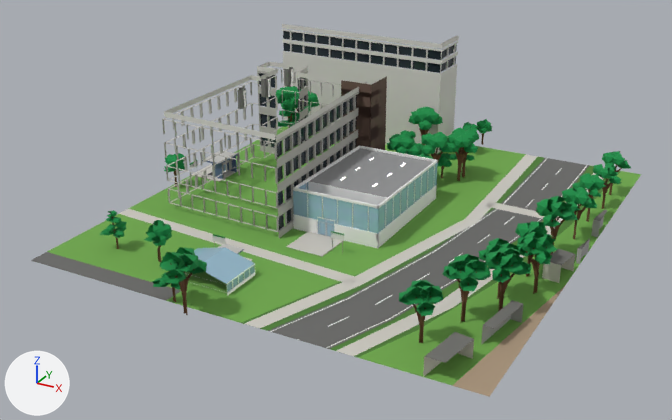
What one commit did to the FBX model unity/KatsushikaCampusDays/Assets/Models/Interiors/lab2.fbx.
One viewpoint serves both versions: a 50 mm lens placed at (68.8, -118.6, 65.9), pointed at (-0.5, 7.4, 3.0). Lighting does not change. The marker at lower left points along +X, +Y and +Z. The picture after the commit comes second. Where no turn or scale is listed for an object, it has been applied to the vertices.

The older version as bpy lines, for what is in view:
```python
ob_ext_lab2 = bpy.data.objects.new('ext_lab2', me_ext_lab2)
ob_ext_lab2.location = (0.0, 0.0, 0.0)
ob_ext_lab2_trees = bpy.data.objects.new('ext_lab2_trees', me_ext_lab2_trees)
ob_ext_lab2_trees.location = (0.0, 0.0, 0.0)
ob_wall_lab2 = bpy.data.objects.new('wall_lab2', me_wall_lab2)
ob_wall_lab2.location = (0.0, 0.0, 0.0)
```
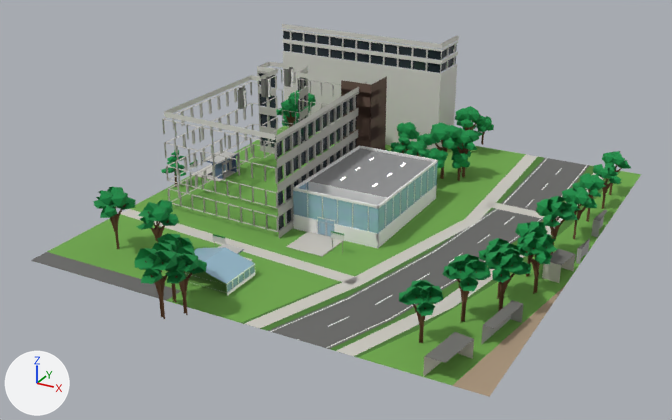
Location of each change, [x1, y1, x2, y2] in pixels of the pictures (672 x 420 px; the box of a moved part takes in the faces that stretch with it):
'ext_lab2_trees', reshaped
    before: [100, 86, 631, 343]
    after: [94, 90, 631, 343]
part 1 of me_ext_lab2_trees, moved or reshaped (not visible afterwards)
    before: [401, 137, 415, 148]
part 2 of me_ext_lab2_trees, moved or reshaped (not visible afterwards)
    before: [397, 134, 411, 138]
part 3 of me_ext_lab2_trees, moved or reshaped
    before: [420, 154, 427, 157]
    after: [428, 151, 440, 159]
part 4 of me_ext_lab2_trees, moved or reshaped
    before: [478, 120, 491, 131]
    after: [477, 118, 492, 130]
part 5 of me_ext_lab2_trees, rebuilt (33% narrower, 22% shorter)
    before: [387, 142, 395, 150]
    after: [391, 142, 396, 148]
part 6 of me_ext_lab2_trees, rebuilt
    before: [410, 131, 416, 138]
    after: [410, 131, 419, 139]
part 7 of me_ext_lab2_trees, rebuilt (not visible before)
    after: [400, 133, 410, 140]
part 8 of me_ext_lab2_trees, deleted
    before: [100, 86, 492, 290]
part 9 of me_ext_lab2_trees, reshaped
    before: [287, 112, 484, 181]
    after: [276, 90, 494, 181]
part 10 of me_ext_lab2_trees, built on
    before: [112, 217, 176, 303]
    after: [94, 186, 195, 320]
part 11 of me_ext_lab2_trees, reshaped
    before: [173, 170, 177, 187]
    after: [161, 150, 186, 187]

What the commit changed:
me_ext_lab2_trees is used by ob_ext_lab2_trees; location (0.0, 0.0, 0.0).
me_ext_lab2_trees had 4619 vertices, 3564 faces and spanned x -37.0..39.9, y -32.5..60.0, z 0.0..11.6.
me_ext_lab2_trees now has 4872 vertices, 3744 faces and spans x -37.5..39.9, y -35.4..60.1, z 0.0..11.2.
me_ext_lab2_trees part 1: the loose piece of 10 vertices spanning x -0.7..2.3, y 31.4..34.2, z 6.8..8.4 is scaled about its middle by (0.575, 0.609, 0.737), then moved by (-4.5, 4.1, -4.1).
me_ext_lab2_trees part 2: the loose piece of 10 vertices spanning x -2.0..0.9, y 32.4..35.2, z 6.8..8.4 is scaled about its middle by (0.592, 0.585, 0.739), then moved by (-2.4, 3.0, -3.1).
me_ext_lab2_trees part 3: the loose piece of 11 vertices spanning x 3.5..6.7, y 29.3..32.4, z 3.8..6.4 is multiplied about its middle by the matrix ((0.644, 0.114, 0.025), (-0.114, 0.644, 0.003), (-0.024, -0.007, 0.654)), then moved by (1.1, 1.9, 0.7).
me_ext_lab2_trees part 4: the loose piece of 10 vertices spanning x 5.4..8.0, y 57.0..59.6, z 3.2..5.4 is turned -8.6 degrees about the z axis through its middle and scaled by 1.11, then moved by (0.0, 0.0, 0.5).
me_ext_lab2_trees part 5: the loose piece of 11 vertices spanning x -5.6..-3.2, y 36.5..38.6, z 3.7..5.2 is rebuilt with 10 vertices and now spans x -5.0..-3.2, y 36.9..38.5, z 3.9..5.0.
me_ext_lab2_trees part 6: the loose piece of 11 vertices spanning x -4.5..-2.8, y 43.7..45.5, z 4.1..5.4 is rebuilt with 10 vertices and now spans x -4.7..-2.3, y 43.9..46.2, z 3.8..5.4.
me_ext_lab2_trees part 7: the loose piece of 11 vertices spanning x -5.3..-3.4, y 42.4..44.2, z 4.1..5.3 is rebuilt with 10 vertices and now spans x -5.6..-3.5, y 42.1..44.4, z 3.8..5.3.
me_ext_lab2_trees part 8: 180 loose pieces with 1606 vertices, spanning x -37.0..13.5, y -29.3..60.0, z 2.1..11.6, are deleted.
me_ext_lab2_trees part 9: 134 vertices moved from x -28.0..9.7, y 30.4..58.3, z 0.0..6.2 to x -28.1..9.7, y 30.4..58.3, z 0.0..6.1; 669 vertices removed from x -31.8..11.1, y 30.4..58.6, z 0.0..9.2; 1984 vertices added at x -32.3..11.8, y 27.8..60.1, z 0.0..10.9.
me_ext_lab2_trees part 10: 15 vertices moved from x -27.4..-7.0, y -27.7..-16.9, z 0.0..5.6 to x -27.4..-8.4, y -27.2..-16.9, z 0.0..7.4; 80 vertices removed from x -27.7..-6.9, y -27.3..-16.8, z 0.0..7.0; 520 vertices added at x -30.9..-3.6, y -35.4..-14.1, z 0.0..11.2.
me_ext_lab2_trees part 11: 3 vertices moved from x -35.4..-35.2, y 8.3..8.8, z 2.1..4.0 to x -35.5..-35.3, y 8.4..8.8, z 2.7; 22 vertices removed from x -35.6..-34.8, y 8.2..9.0, z 2.1..4.0; 137 vertices added at x -37.5..-32.5, y 6.5..11.4, z 2.6..7.0.
Other edits to the shape of me_ext_lab2_trees do not show in these pictures.
